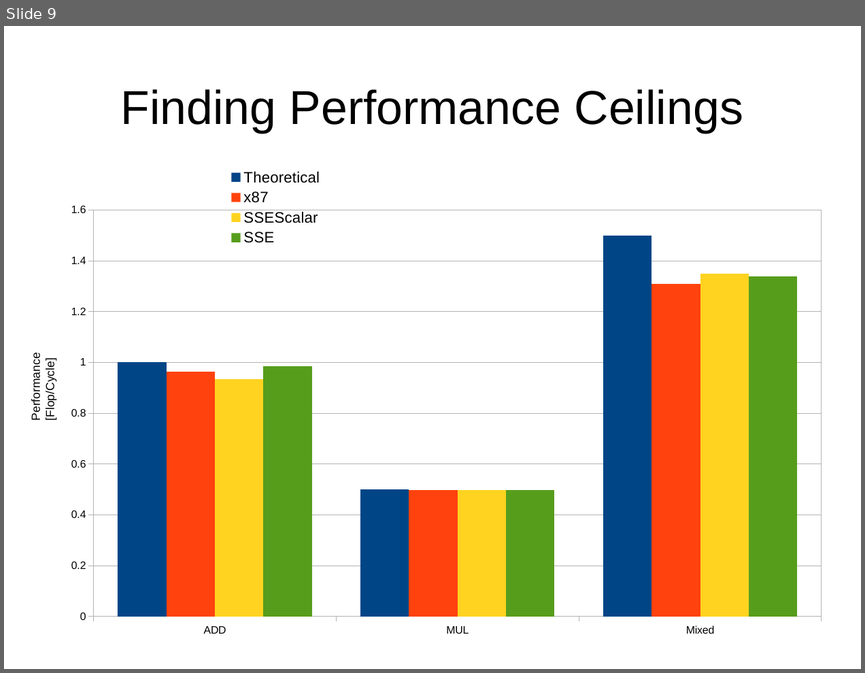
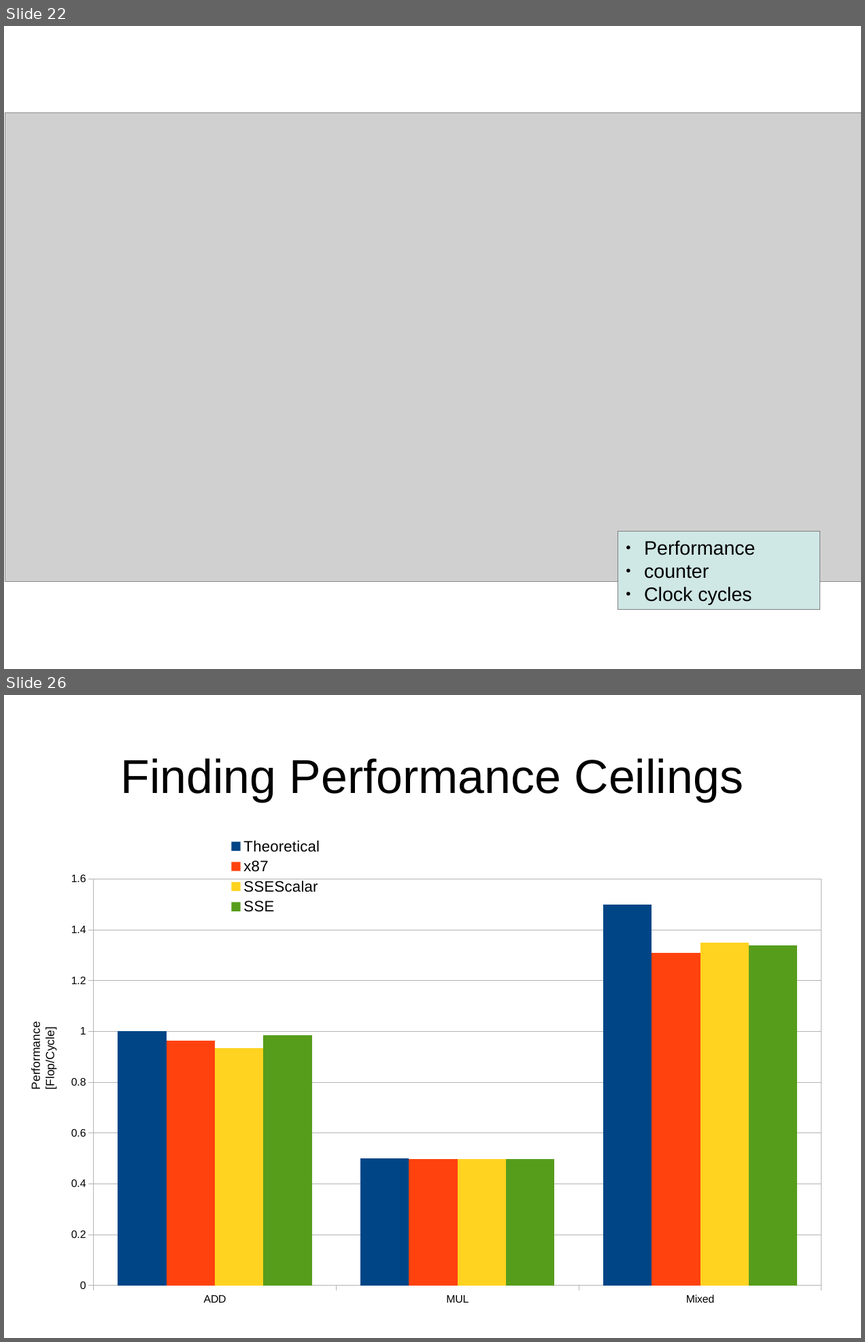
Before and after one commit to GeorgOfenbeck/Thesis_Steinmann, a slide deck: presentation.odp. Shown one above the other, each under a label of ours: slide 9 before the commit, slides 22 and 26 after it; the slides between them are not shown. The pictures are 865x673 and 865x1342 pixels, drawn with LibreOffice and Linux fonts; fonts in the diff are those of the drawing; grey boxes stand for pictures. Boxes give left, top, right and bottom in pixels: in the first picture for what was removed or moved away, otherwise in the second. Text is boxed around its words. In the diff, an @@ line names an element or a change of style, - is before the commit and + after.

```diff
--- a/presentation.odp
+++ b/presentation.odp
@@ slide 22 added at (4, 26, 861, 669), background #FFFFFF @@
@@ picture added at (5, 112, 861, 581) @@
@@ rectangle added at (618, 531, 821, 609), fill #CFE7E5, outline #808080 0 pt, 18 pt, text #000000 @@
+● Performance
+● counter
+● Clock cycles
@@ what was slide 9 is now slide 26 @@
```
Also in this commit, not shown: 2 slides changed, 18 other slides added, 2 slides removed.
